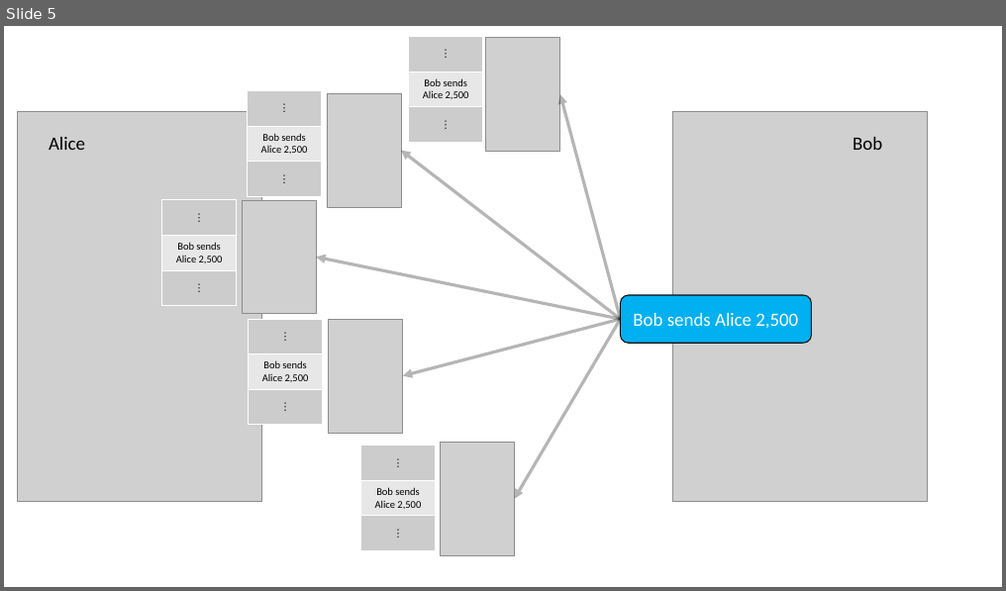
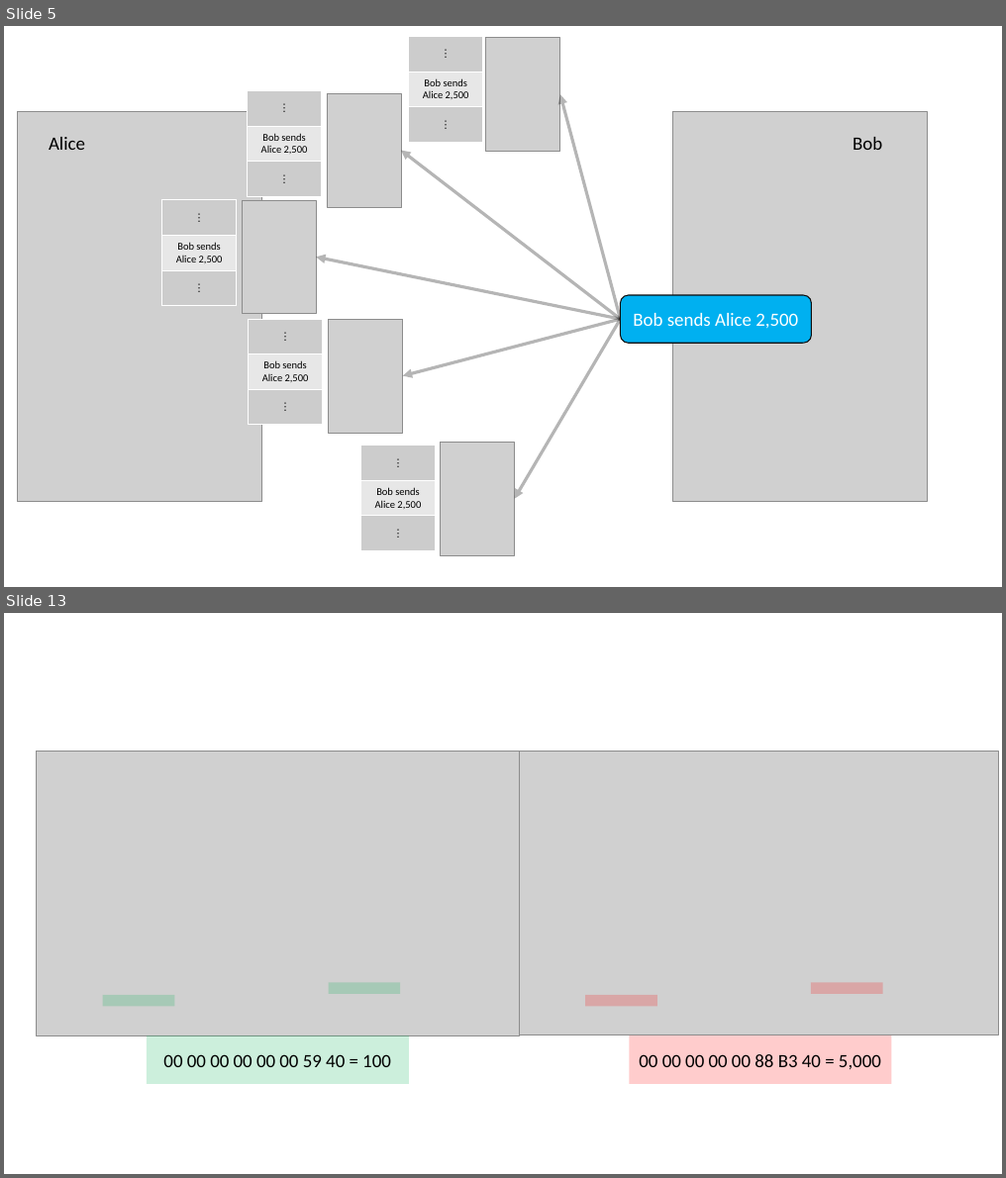
Before and after one commit to Michael-K-Stein/GreenCoin, a slide deck: Thesis/Images/Graphics.pptx. Shown one above the other, each under a label of ours: slide 5 before the commit, slides 5 and 13 after it; the slides between them are not shown. The pictures are 1006x591 and 1006x1178 pixels, drawn with LibreOffice and Linux fonts; fonts in the diff are those of the drawing; grey boxes stand for pictures. Boxes give left, top, right and bottom in pixels: in the first picture for what was removed or moved away, otherwise in the second. Text is boxed around its words. In the diff, an @@ line names an element or a change of style, - is before the commit and + after.

```diff
--- a/Thesis/Images/Graphics.pptx
+++ b/Thesis/Images/Graphics.pptx
@@ slide 13 added at box(4, 613, 1002, 1174), background #FFFFFF @@
@@ picture added at box(37, 752, 519, 1036) @@
@@ picture added at box(519, 752, 999, 1035) @@
@@ rectangle added at box(103, 995, 174, 1006), fill #00B050 at 20% opacity @@
@@ rectangle added at box(328, 983, 400, 994), fill #00B050 at 20% opacity @@
@@ rectangle added at box(586, 995, 657, 1006), fill #FF0000 at 20% opacity @@
@@ rectangle added at box(811, 983, 883, 994), fill #FF0000 at 20% opacity @@
@@ rectangle added at box(147, 1036, 408, 1084), fill #00B050 at 20% opacity, 18 pt, text #000000 @@
+00 00 00 00 00 00 59 40 = 100
@@ rectangle added at box(629, 1036, 891, 1084), fill #FF0000 at 20% opacity, 18 pt, text #000000 @@
+00 00 00 00 00 88 B3 40 = 5,000
```
Also in this commit, not shown: 9 other slides added, 1 slide removed, 27 other files.
